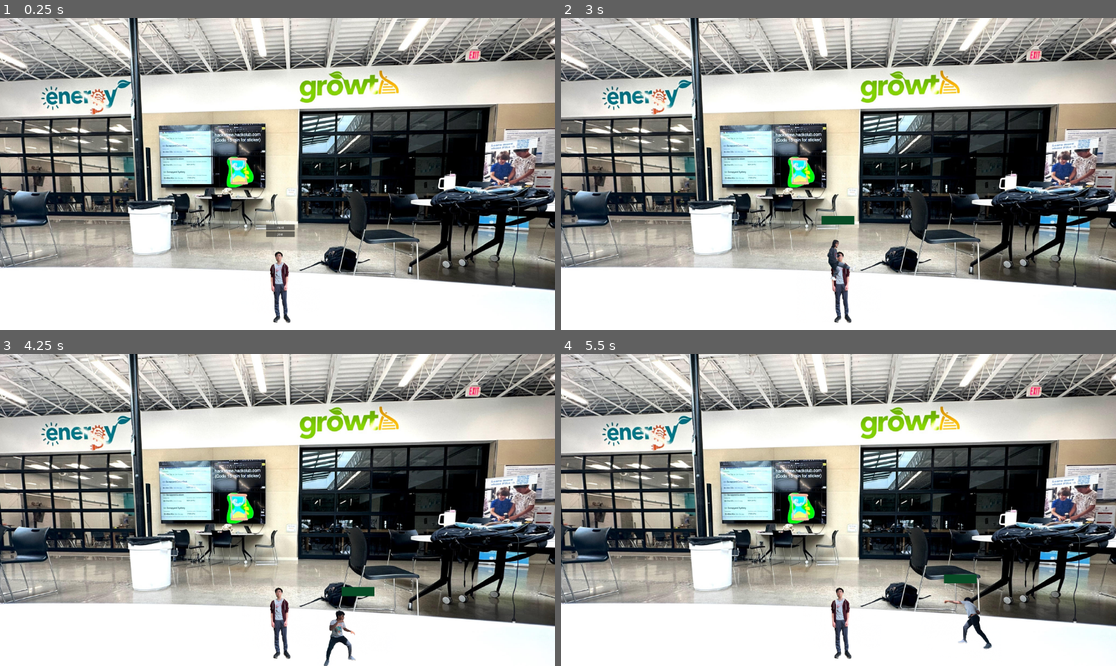
Above: before the commit, frames 1-4 (two rows, left to right).
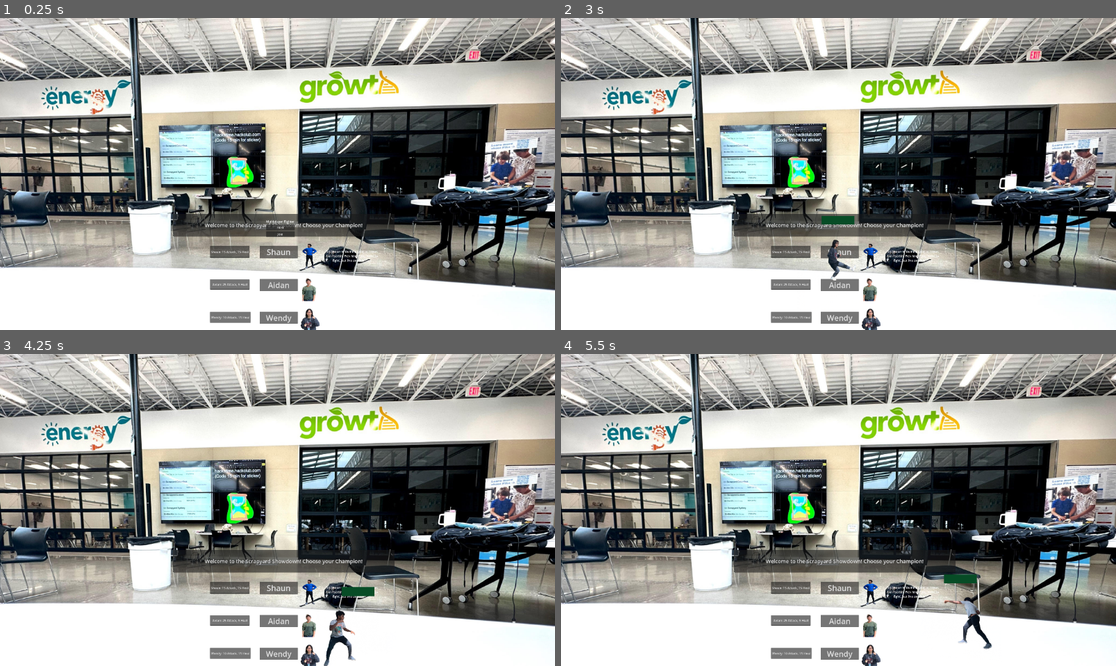
Above: after the commit, the same moments.

Repository: Aidan08-h/ScrapyardColOH
Game: Godot game, scene res://Scenes/main.tscn
The game is run twice, just before and just after one commit, with the same random seed, the same clock (stepped at 60 frames per second) and the same inputs.
Inputs (mouse positions are in pixels of both pictures, inside the frame that each line leads up to):
- Up to frame 1 (0.25 s): no input
- Up to frame 2 (3 s): click (838, 252) at 0.5 s, where only the run after the commit has a clickable "Shaun"; click (838, 286) at 1.25 s, where only the run after the commit has a clickable "Aidan"; click (838, 317) at 2 s, where only the run after the commit has a clickable "Wendy"; click "Host" at 2.75 s
- Up to frame 3 (4.25 s): tap Enter at 3.5 s; hold D (move_right) from 3.53 s (still down); hold J (attack_high) from 3.53 s (still down); tap Space (jump) at 3.77 s
- Up to frame 4 (5.5 s): release J (attack_high) at 4.28 s; tap S (crouch) at 4.35 s; tap Space (jump) at 4.52 s; release D (move_right) at 5.03 s; hold A (move_left) from 5.03 s (still down); hold J (attack_high) from 5.03 s (still down)

The runs differ from the first frame. In frame 1, 4.4% of the frame differs, in the area x 31-72%, y 62-100%; in frame 2, 4.2%; in frame 3, 4.4%; in frame 4, 4.4%.

Commit message:
final changes

Diff:
--- a/Code - Opening Screen/start_scene.gd
+++ b/Code - Opening Screen/start_scene.gd
@@ -5,14 +5,14 @@
 func _on_shaun_pressed() -> void:
 	Global.selected_player = "Shaun"  # Store selected name
 
-	get_tree().change_scene_to_file("res://main.tscn")  # Transition to Loading Screen
+	get_tree().change_scene_to_file("res://Scenes/main.tscn")  # Transition to Loading Screen
 
 func _on_aidan_pressed() -> void:
 	Global.selected_player = "Aidan"  # Store selected name
 
-	get_tree().change_scene_to_file("res://main.tscn")  # Transition to Loading Screen
+	get_tree().change_scene_to_file("res://Scenes/main.tscn")  # Transition to Loading Screen
 
 func _on_wendy_pressed() -> void:
 	Global.selected_player = "Wendy"  # Store selected name
 
-	get_tree().change_scene_to_file("res://main.tscn")  # Transition to Loading Screen
+	get_tree().change_scene_to_file("res://Scenes/main.tscn")  # Transition to Loading Screen
--- a/Scenes/main.tscn
+++ b/Scenes/main.tscn
@@ -1,15 +1,11 @@
-[gd_scene load_steps=7 format=3 uid="uid://bslthwjceyh71"]
+[gd_scene load_steps=5 format=3 uid="uid://bslthwjceyh71"]
 
 [ext_resource type="Script" uid="uid://dsrl0n27fkpfn" path="res://Scripts/game.gd" id="1_kry3j"]
-[ext_resource type="Script" uid="uid://cy5nl84e2heht" path="res://Scripts/hurtBox.gd" id="2_8gbba"]
-[ext_resource type="Texture2D" uid="uid://blsslniujbqfl" path="res://Assets/Aidan Images/aidan.png" id="3_jjvhh"]
+[ext_resource type="PackedScene" uid="uid://dftb0j1hwf0a2" path="res://Scenes/OpeningScreen.tscn" id="3_8gbba"]
 [ext_resource type="Texture2D" uid="uid://bm13htpqxbn71" path="res://Assets/Background.jpg" id="4_jjvhh"]
 
 [sub_resource type="WorldBoundaryShape2D" id="WorldBoundaryShape2D_7dm0k"]
 distance = -1.0
-
-[sub_resource type="RectangleShape2D" id="RectangleShape2D_kry3j"]
-size = Vector2(108, 386)
 
 [node name="Main" type="Node"]
 script = ExtResource("1_kry3j")
@@ -24,18 +20,6 @@
 
 [node name="CollisionShape2D" type="CollisionShape2D" parent="StaticBody2D"]
 shape = SubResource("WorldBoundaryShape2D_7dm0k")
-
-[node name="Hurtbox" type="Area2D" parent="."]
-position = Vector2(29, 242)
-script = ExtResource("2_8gbba")
-metadata/_custom_type_script = "uid://cy5nl84e2heht"
-
-[node name="CollisionShape2D" type="CollisionShape2D" parent="Hurtbox"]
-position = Vector2(-18, 36)
-shape = SubResource("RectangleShape2D_kry3j")
-
-[node name="Sprite2D" type="Sprite2D" parent="Hurtbox"]
-texture = ExtResource("3_jjvhh")
 
 [node name="Background" type="Sprite2D" parent="."]
 z_index = -1
@@ -81,3 +65,9 @@
 [node name="MultiplayerSpawner" type="MultiplayerSpawner" parent="."]
 _spawnable_scenes = PackedStringArray("uid://dskhkmjlpljku")
 spawn_path = NodePath("..")
+
+[node name="StartScene" parent="." instance=ExtResource("3_8gbba")]
+offset_left = -543.0
+offset_top = -92.0
+offset_right = -503.0
+offset_bottom = -52.0
Renamed: Code - Opening Screen/OpeningScreen.tscn -> Scenes/OpeningScreen.tscn
